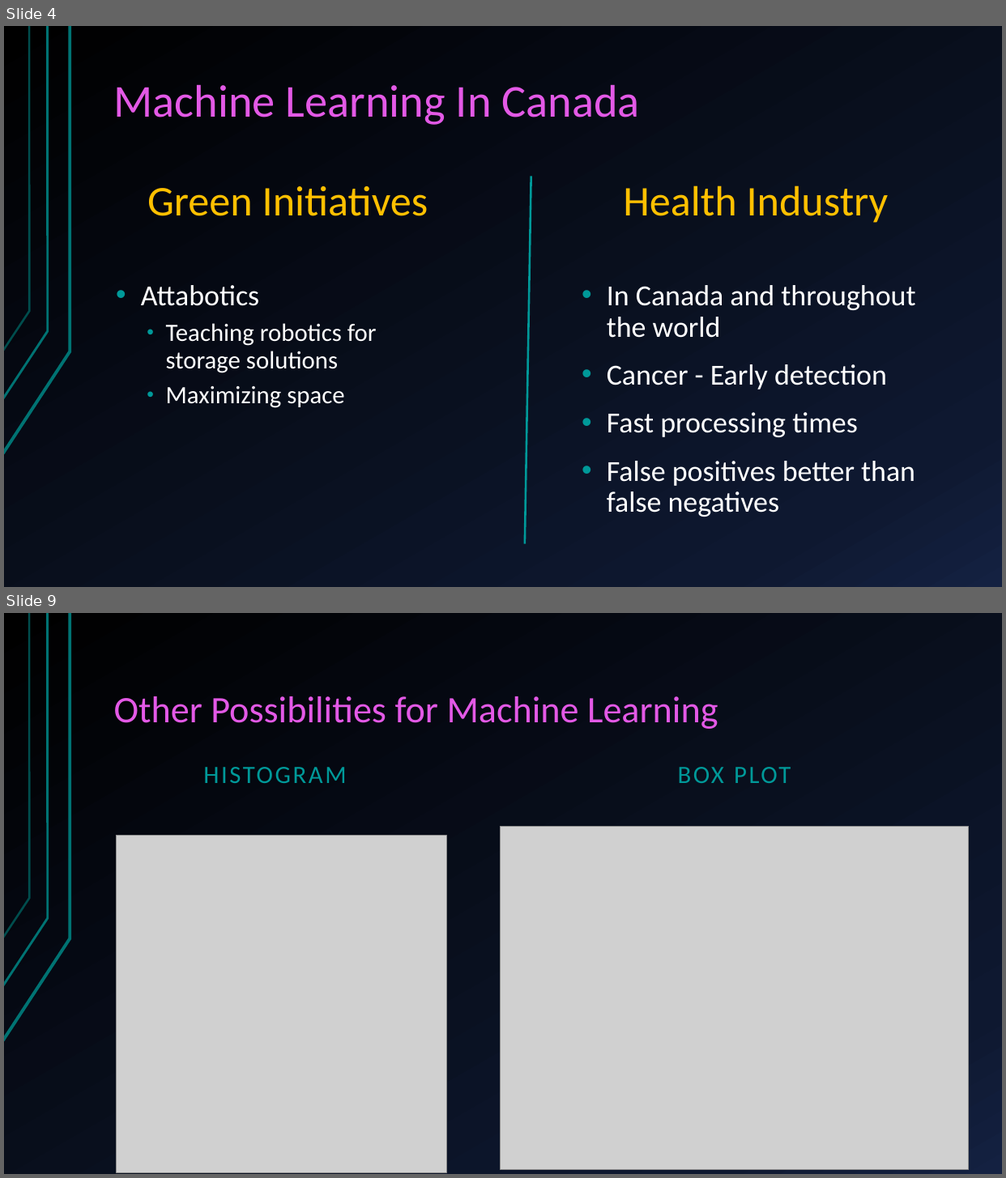
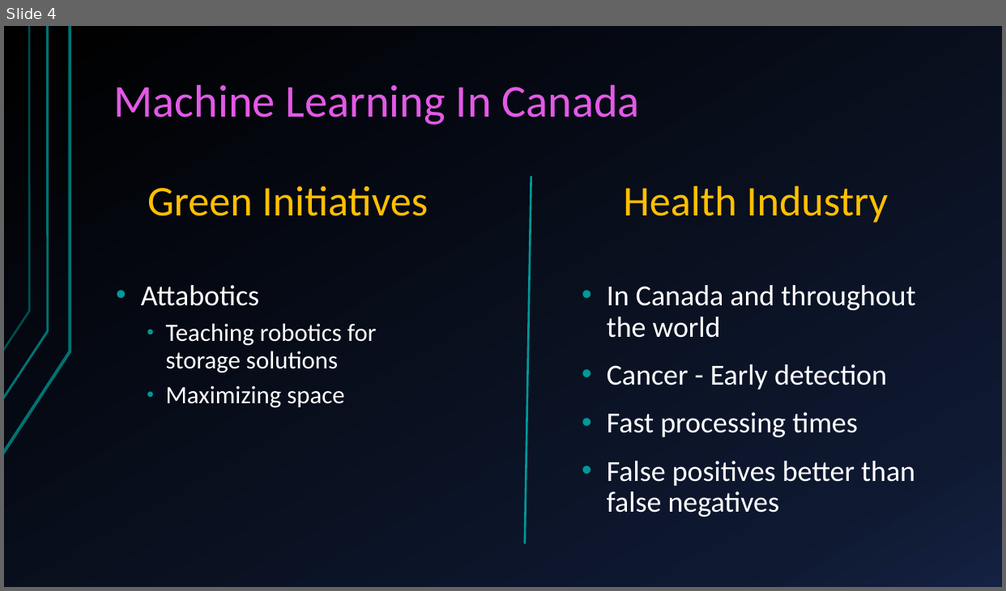
Before and after one commit to Mivenya/lt_presentation, a slide deck: lt_presentation/MWLightning.pptx. Shown one above the other, each under a label of ours: slides 4 and 9 before the commit, slide 4 after it; the slides between them are not shown. The pictures are 1006x1178 and 1006x591 pixels, drawn with LibreOffice and Linux fonts; fonts in the diff are those of the drawing; grey boxes stand for pictures. Boxes give left, top, right and bottom in pixels: in the first picture for what was removed or moved away, otherwise in the second. Text is boxed around its words. In the diff, an @@ line names an element or a change of style, - is before the commit and + after.

```diff
--- a/lt_presentation/MWLightning.pptx
+++ b/lt_presentation/MWLightning.pptx
@@ slide 9 removed at (4,613,1002,1174), background gradient #000000 to #0F1931 to #142242; not listed: 3 template elements that a slide beside it also shows @@
@@ title removed at (114,696,718,729) @@
-Other Possibilities for Machine Learning
@@ text removed at (203,767,346,783) @@
-HISTOGRAM
@@ text removed at (678,767,791,783) @@
-BOX PLOT
@@ picture removed at (501,826,968,1170) @@
@@ picture removed at (117,835,446,1173) @@
```
Also in this commit, not shown: 1 slide changed, 3 slides added, 8 other slides removed.
